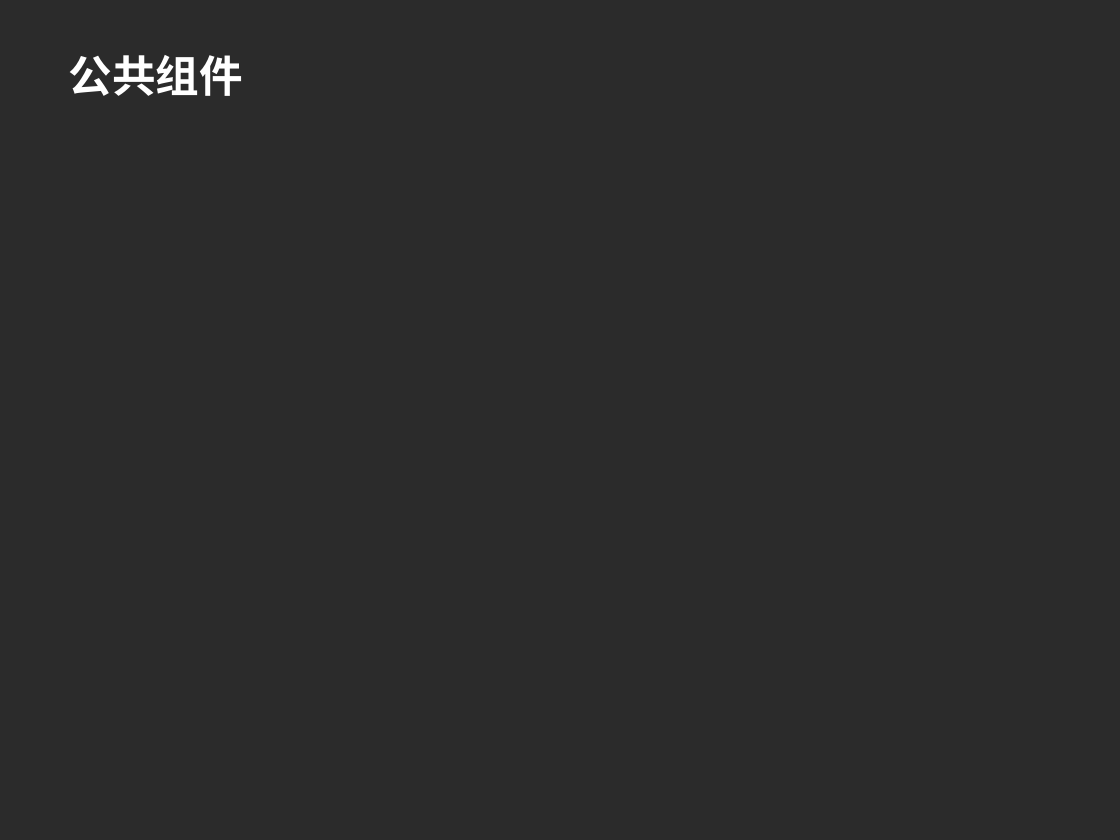
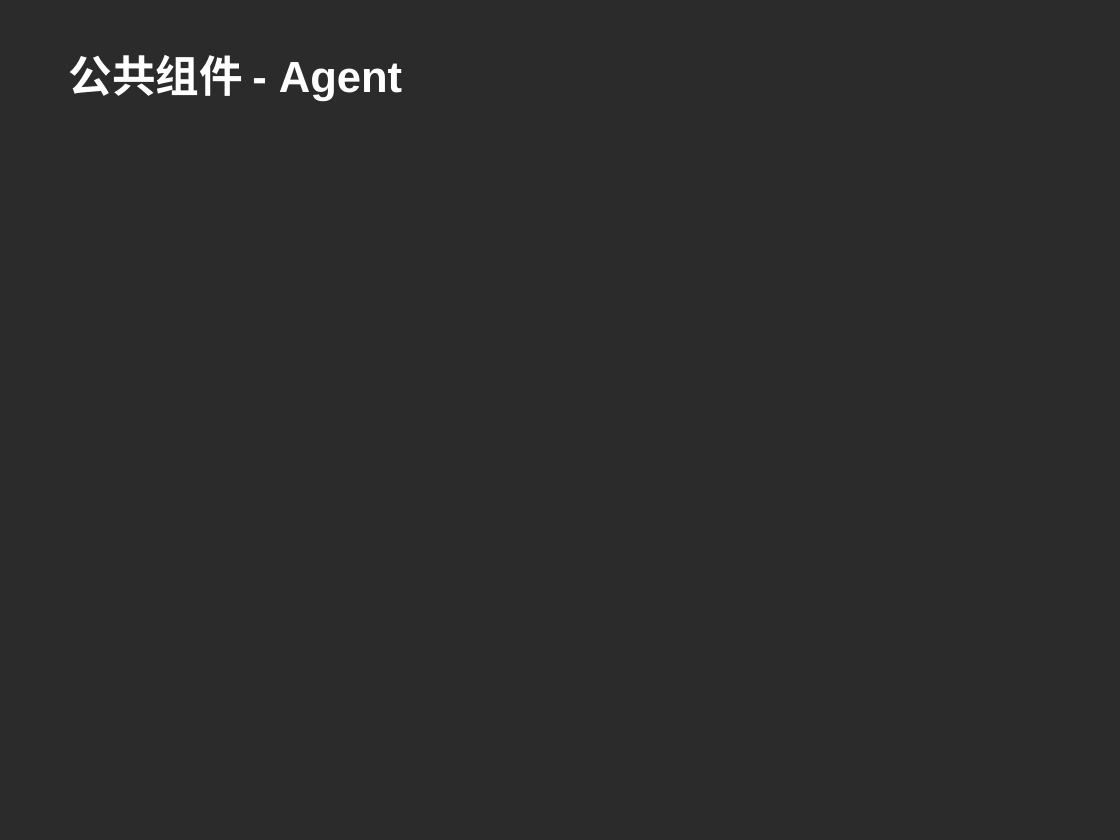
Before and after one commit to shtzr840329/mooon, a slide deck: slide 11 of distributed_platform/docs/mooon.ppt (slide 8 before the commit). Drawn at 1120x840 pixels with LibreOffice and Linux fonts; fonts in the diff are those of the drawing; background and template pictures are left out; a plain dark background stands for a picture behind light text. Boxes give left, top, right and bottom in pixels: in the first picture for what was removed or moved away, otherwise in the second. Text is boxed around its words. In the diff, an @@ line names an element or a change of style, - is before the commit and + after.

```diff
--- a/distributed_platform/docs/mooon.ppt
+++ b/distributed_platform/docs/mooon.ppt
@@ title at (69,55,402,101): text changed @@
-公共组件
+公共组件 - Agent
```
Also in this commit, not shown: 5 other slides changed, 5 slides added.
